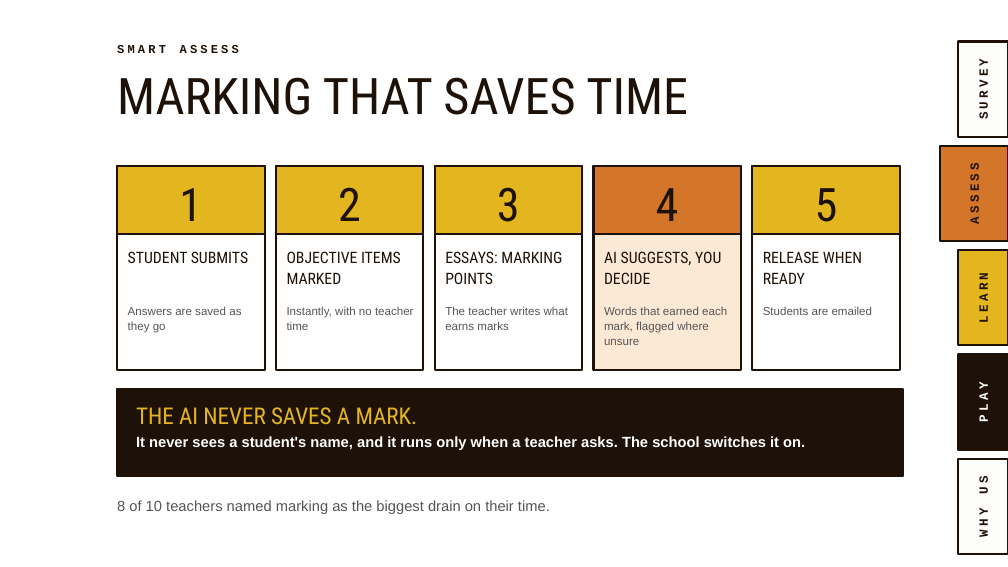
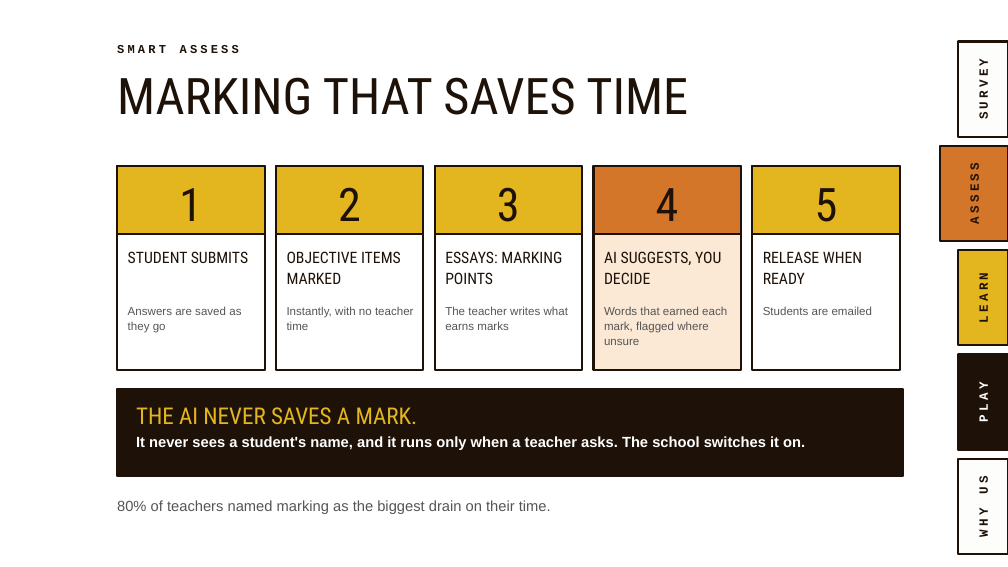
Before and after one commit to MrStevenGordon/exam-platform, a slide deck: slide 10 of marketing/presentation/Smart-Assess-Ja-Manchester-Presentation-v2.pptx. Drawn at 1008x567 pixels with LibreOffice and Linux fonts; fonts in the diff are those of the drawing; background and template pictures are left out. Boxes give left, top, right and bottom in pixels: in the first picture for what was removed or moved away, otherwise in the second. Text is boxed around its words. In the diff, an @@ line names an element or a change of style, - is before the commit and + after.

```diff
--- a/marketing/presentation/Smart-Assess-Ja-Manchester-Presentation-v2.pptx
+++ b/marketing/presentation/Smart-Assess-Ja-Manchester-Presentation-v2.pptx
@@ text at bbox=[117, 500, 551, 514]: text changed @@
-8 of 10 teachers named marking as the biggest drain on their time.
+80% of teachers named marking as the biggest drain on their time.
```
Also in this commit, not shown: 9 other slides changed, 3 other files.
